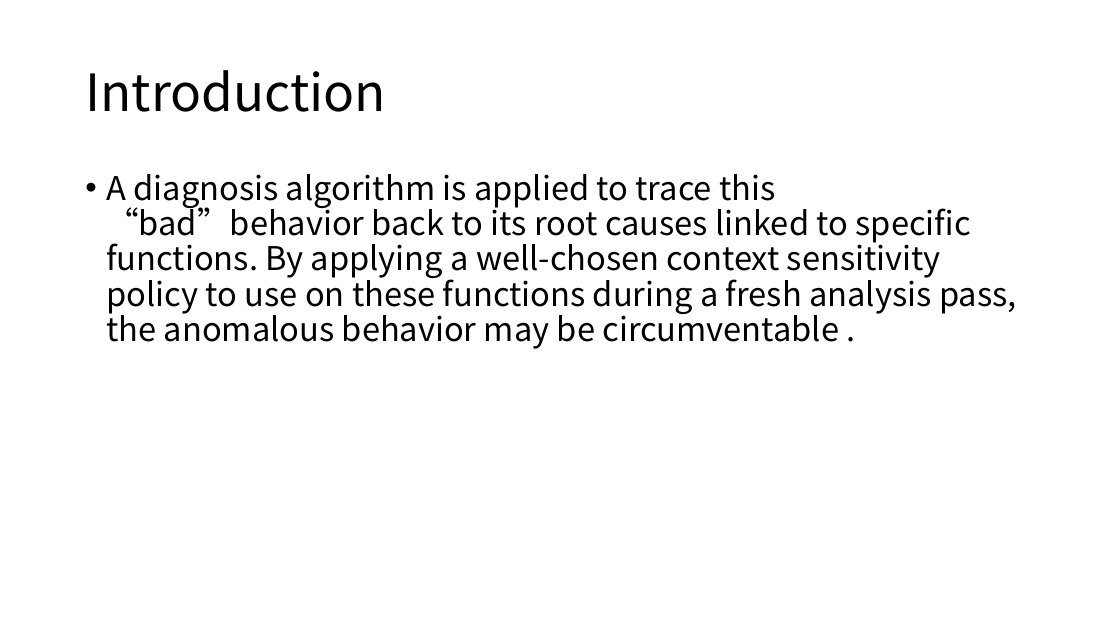
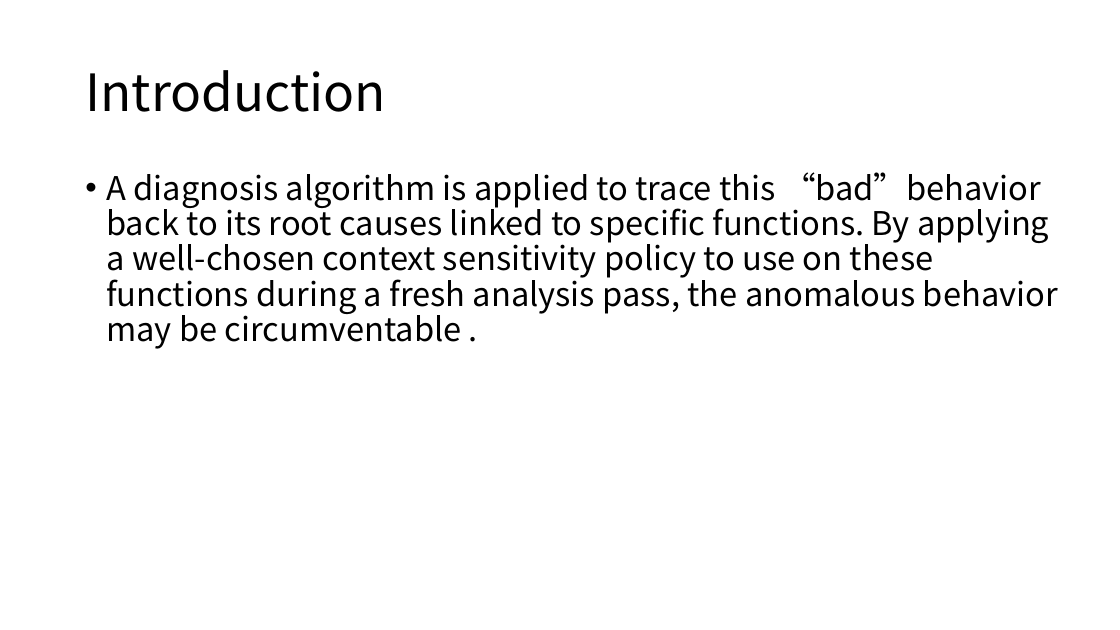
Before and after one commit to suliuzh/papers, a slide deck: slide 16 of 大组会en.pptx. Drawn at 1120x630 pixels with LibreOffice and Linux fonts; fonts in the diff are those of the drawing. Boxes give left, top, right and bottom in pixels: in the first picture for what was removed or moved away, otherwise in the second. Text is boxed around its words. In the diff, an @@ line names an element or a change of style, - is before the commit and + after.

```diff
--- a/大组会en.pptx
+++ b/大组会en.pptx
@@ text "A diagnosis algorithm is applied ..." rewrapped from bbox=[106, 174, 1017, 349] to bbox=[106, 172, 1058, 349] @@
```
Also in this commit, not shown: 11 other slides changed, 1 slide added, 1 slide removed, 2 other files.
